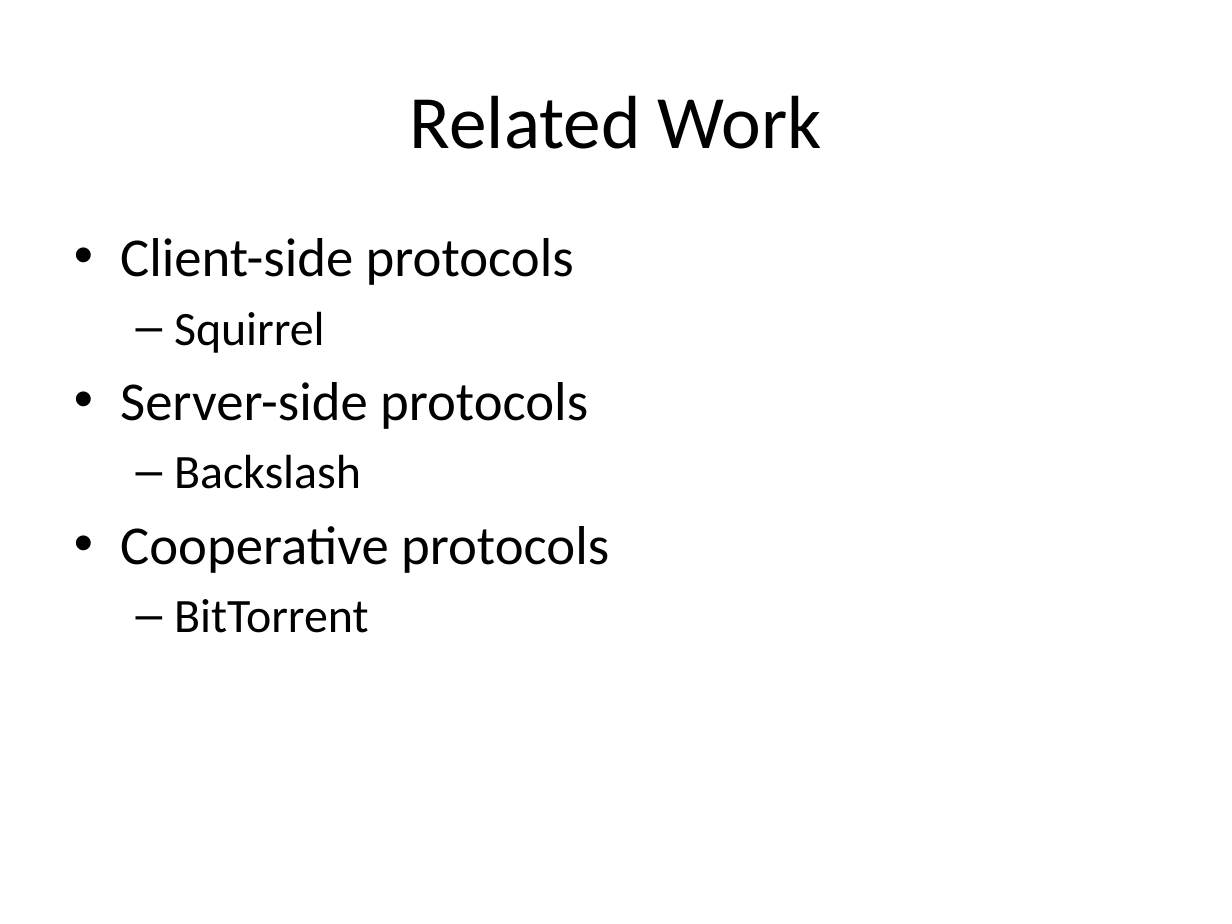
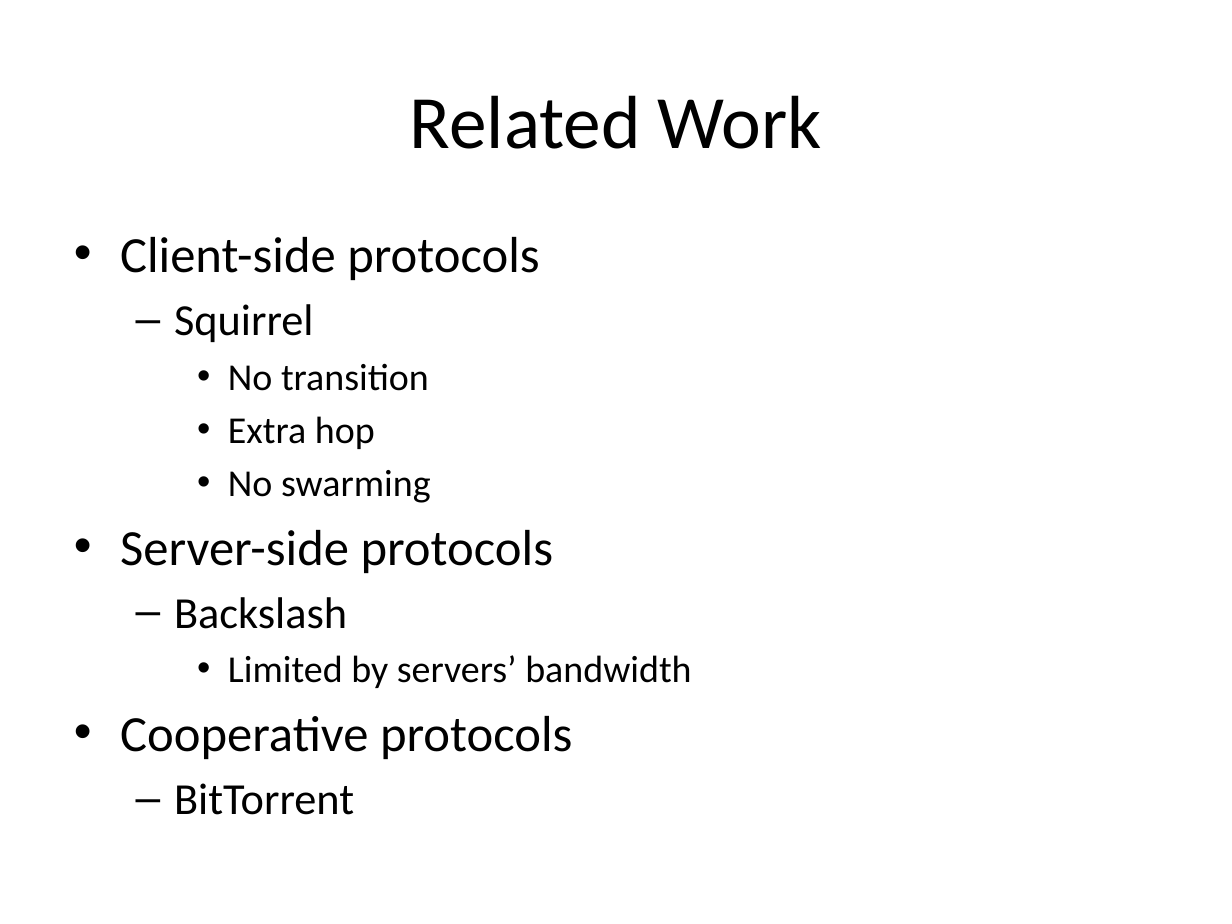
Before and after one commit to rdp/p2pwebclient, a slide deck: slide 10 of thesis_presentation/How to Make the Internet Faster.pptx. Drawn at 1232x924 pixels with LibreOffice and Linux fonts; fonts in the diff are those of the drawing. Boxes give left, top, right and bottom in pixels: in the first picture for what was removed or moved away, otherwise in the second. Text is boxed around its words. In the diff, an @@ line names an element or a change of style, - is before the commit and + after.

```diff
--- a/thesis_presentation/How to Make the Internet Faster.pptx
+++ b/thesis_presentation/How to Make the Internet Faster.pptx
@@ text at [120, 237, 573, 815]: size 32 to 29.6 pt in "Client-side protocols", "Server-side protocols", "Cooperative protocols"; size 28 to 25.9 pt in "Squirrel", "Backslash", "BitTorrent" @@
@@ text at [228, 363, 431, 503]: paragraphs added @@
+    • No transition
+    • Extra hop
+    • No swarming
@@ text at [228, 655, 691, 688]: paragraph added @@
+    • Limited by servers’ bandwidth
```
Also in this commit, not shown: 6 other slides changed, 1 slide added.
